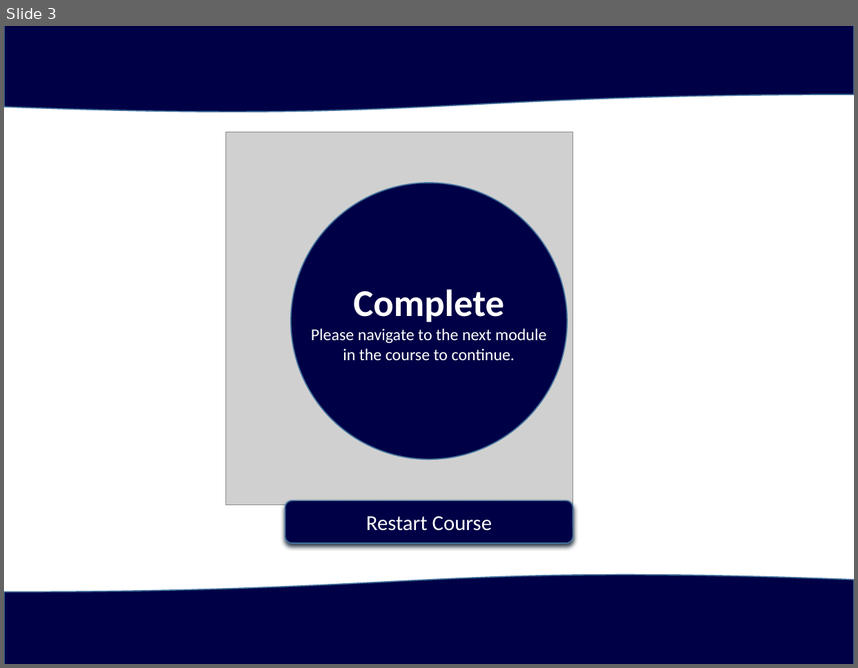
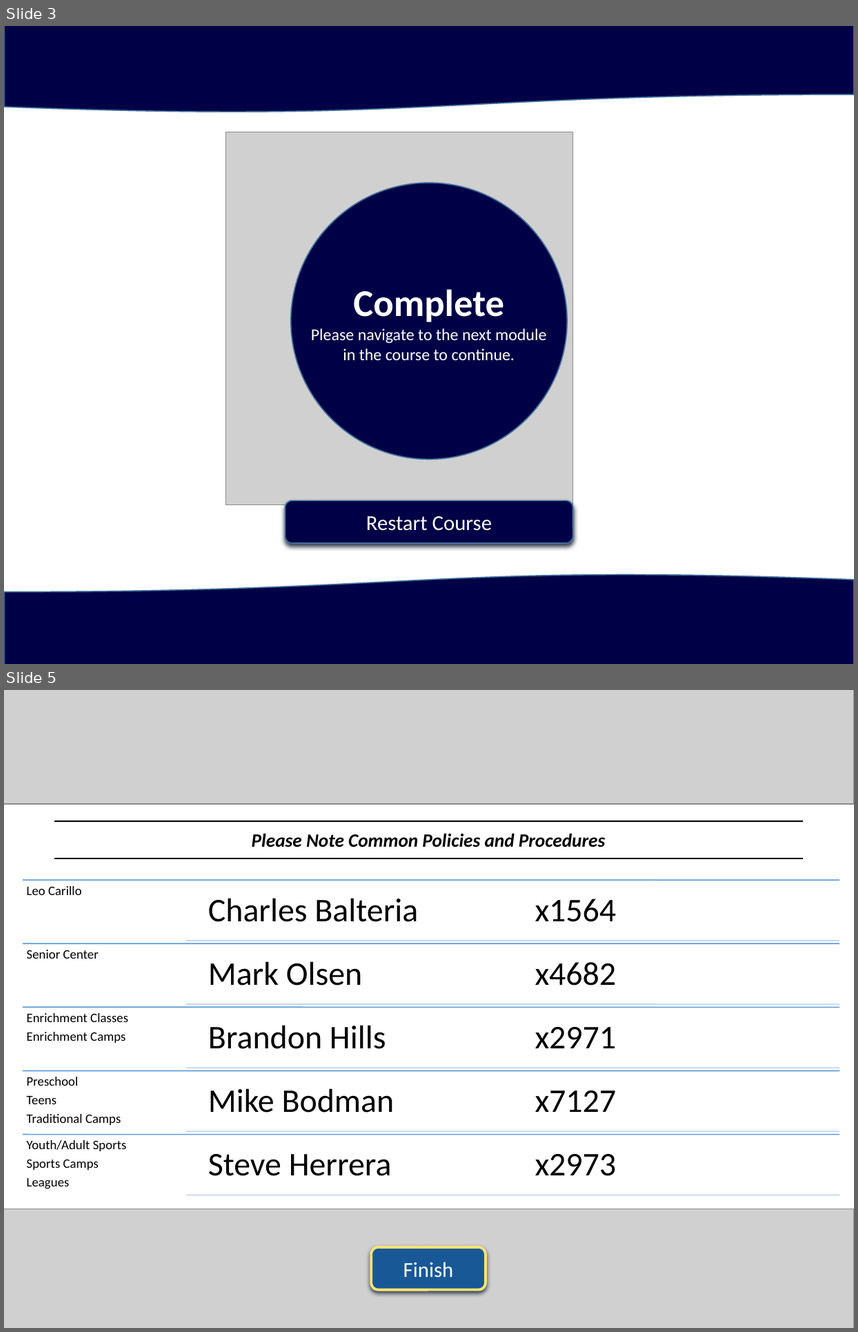
Before and after one commit to jstngoulet/ActiveNet_Trainer, a slide deck: ActiveNet Trainer/PowerPoint Creations/Sample_Trainer_ActiveBWC_Enrollment.pptx. Shown one above the other, each under a label of ours: slide 3 before the commit, slides 3 and 5 after it; the slides between them are not shown. The pictures are 858x668 and 858x1332 pixels, drawn with LibreOffice and Linux fonts; fonts in the diff are those of the drawing; grey boxes stand for pictures. Boxes give left, top, right and bottom in pixels: in the first picture for what was removed or moved away, otherwise in the second. Text is boxed around its words. In the diff, an @@ line names an element or a change of style, - is before the commit and + after.

```diff
--- a/ActiveNet Trainer/PowerPoint Creations/Sample_Trainer_ActiveBWC_Enrollment.pptx
+++ b/ActiveNet Trainer/PowerPoint Creations/Sample_Trainer_ActiveBWC_Enrollment.pptx
@@ slide 5 added at (4, 690, 854, 1328), background #FFFFFF @@
@@ picture added at (4, 690, 854, 804) @@
@@ rectangle added at (55, 821, 802, 821), fill #000000, outline #000000 1 pt @@
@@ text added at (252, 833, 606, 847), 16 pt, text #000000, bold, italic @@
+Please Note Common Policies and Procedures
@@ rectangle added at (55, 858, 802, 858), fill #000000, outline #000000 1 pt @@
@@ group added at (23, 880, 840, 1195): 15 texts, 10 lines @@
+Leo Carillo
+Charles Balteria
+x1564
+Senior Center
+Mark Olsen
+x4682
+Enrichment Classes
+Enrichment Camps
+Brandon Hills
+x2971
+Preschool
+Teens
+Traditional Camps
+Mike Bodman
+x7127
+Youth/Adult Sports
+Sports Camps
+Leagues
+Steve Herrera
+x2973
@@ picture added at (4, 1209, 854, 1328) @@
@@ rounded rectangle added at (371, 1247, 486, 1290), fill #195896, outline #FFE374 2.25 pt, 18 pt, text #FFFFFF @@
+Finish
```
Also in this commit, not shown: 1 slide changed, 2 other files.
